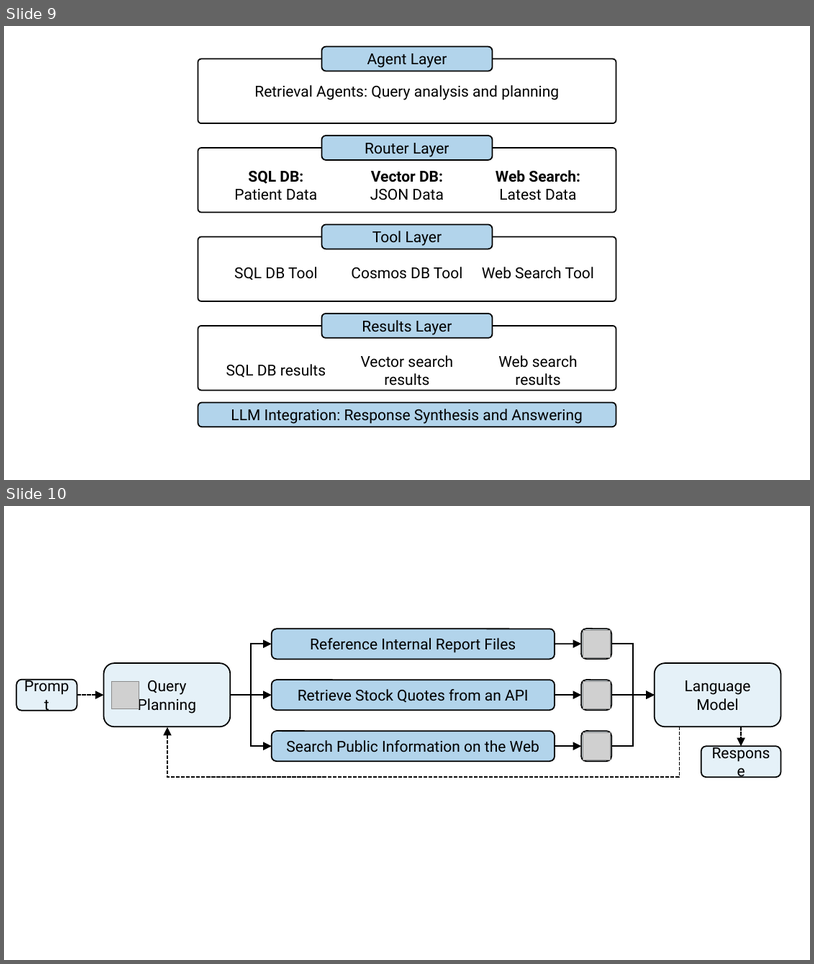
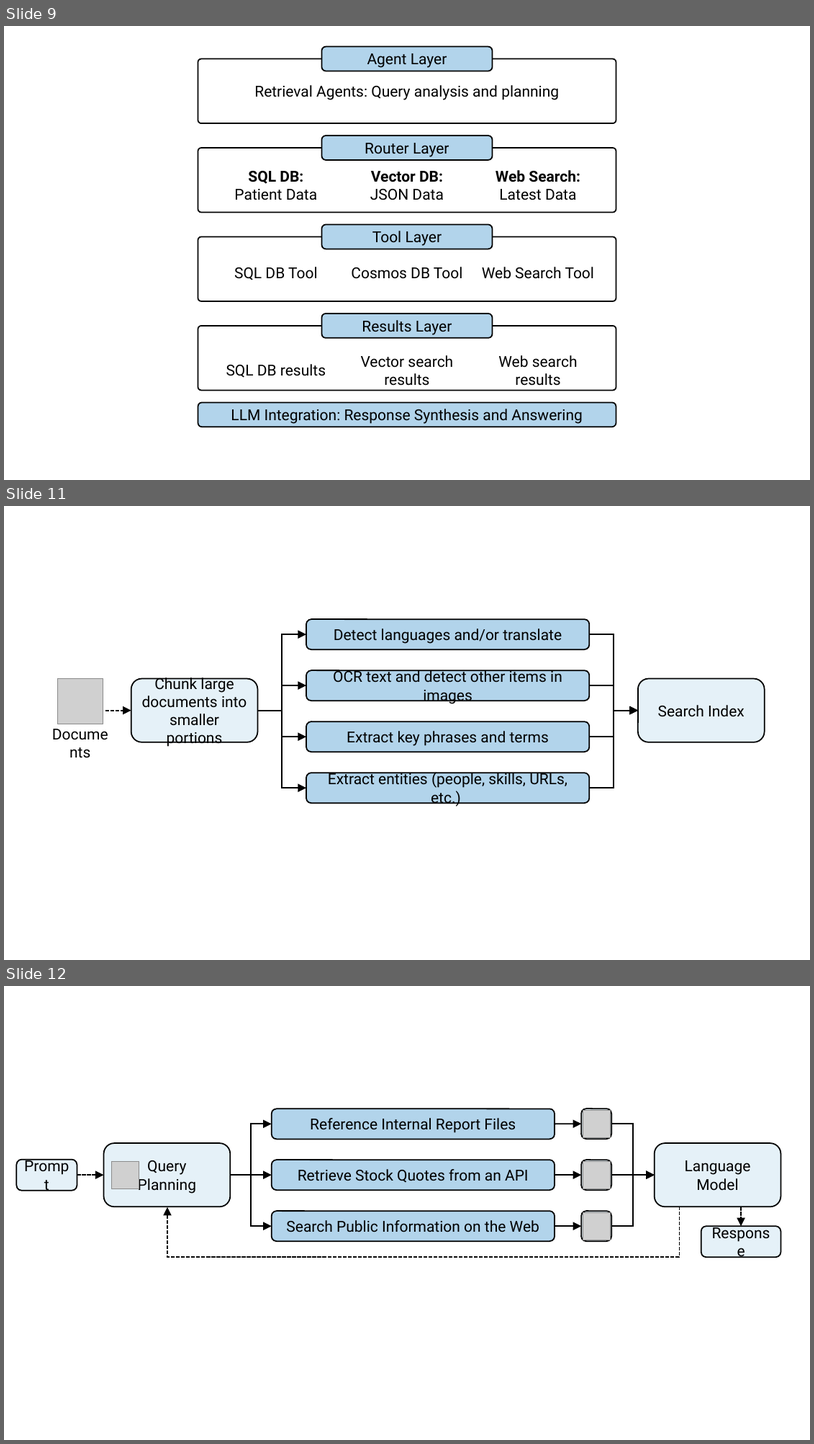
Before and after one commit to colbyford/foundry-book, a slide deck: figures/figures.pptx. Shown one above the other, each under a label of ours: slides 9 and 10 before the commit, slides 9, 11 and 12 after it; the slides between them are not shown. The pictures are 814x964 and 814x1444 pixels, drawn with LibreOffice and Linux fonts; fonts in the diff are those of the drawing; grey boxes stand for pictures. Boxes give left, top, right and bottom in pixels: in the first picture for what was removed or moved away, otherwise in the second. Text is boxed around its words. In the diff, an @@ line names an element or a change of style, - is before the commit and + after.

```diff
--- a/figures/figures.pptx
+++ b/figures/figures.pptx
@@ slide 11 added at (x1=4, y1=506, x2=810, y2=960), background #FFFFFF @@
@@ elbow arrow added from (258, 710) to (306, 634), #000000 1.5 pt @@
@@ rounded rectangle added at (x1=306, y1=619, x2=589, y2=649), fill #B2D4EB, outline #000000 1.5 pt, 18 pt, text #000000 @@
+Detect languages and/or translate
@@ elbow arrow added from (589, 634) to (638, 710), #000000 1.5 pt @@
@@ picture added at (x1=58, y1=678, x2=103, y2=723) @@
@@ rounded rectangle added at (x1=131, y1=678, x2=257, y2=742), fill #E5F1F8, outline #000000 1.5 pt, 18 pt, text #000000 @@
+Chunk large documents into smaller portions
@@ rounded rectangle added at (x1=306, y1=671, x2=589, y2=701), fill #B2D4EB, outline #000000 1.5 pt, 18 pt, text #000000 @@
+OCR text and detect other items in images
@@ rounded rectangle added at (x1=638, y1=678, x2=765, y2=742), fill #E5F1F8, outline #000000 1.5 pt, 18 pt, text #000000 @@
+Search Index
@@ text added at (x1=142, y1=695, x2=218, y2=708), 18 pt, text #000000 @@
+Documents
@@ elbow arrow added from (258, 710) to (306, 686), #000000 1.5 pt @@
@@ elbow arrow added from (589, 686) to (638, 710), #000000 1.5 pt @@
@@ arrow added from (106, 710) to (131, 710), #000000 1.5 pt dashed @@
@@ elbow arrow added from (258, 710) to (306, 736), #000000 1.5 pt @@
@@ elbow arrow added from (258, 710) to (306, 788), #000000 1.5 pt @@
@@ rounded rectangle added at (x1=306, y1=721, x2=589, y2=752), fill #B2D4EB, outline #000000 1.5 pt, 18 pt, text #000000 @@
+Extract key phrases and terms
@@ elbow arrow added from (589, 736) to (638, 710), #000000 1.5 pt @@
@@ elbow arrow added from (589, 788) to (638, 710), #000000 1.5 pt @@
@@ rounded rectangle added at (x1=306, y1=773, x2=589, y2=803), fill #B2D4EB, outline #000000 1.5 pt, 18 pt, text #000000 @@
+Extract entities (people, skills, URLs, etc.)
@@ what was slide 10 is now slide 12 @@
```
Also in this commit, not shown: 1 other slide added, 2 other files.
